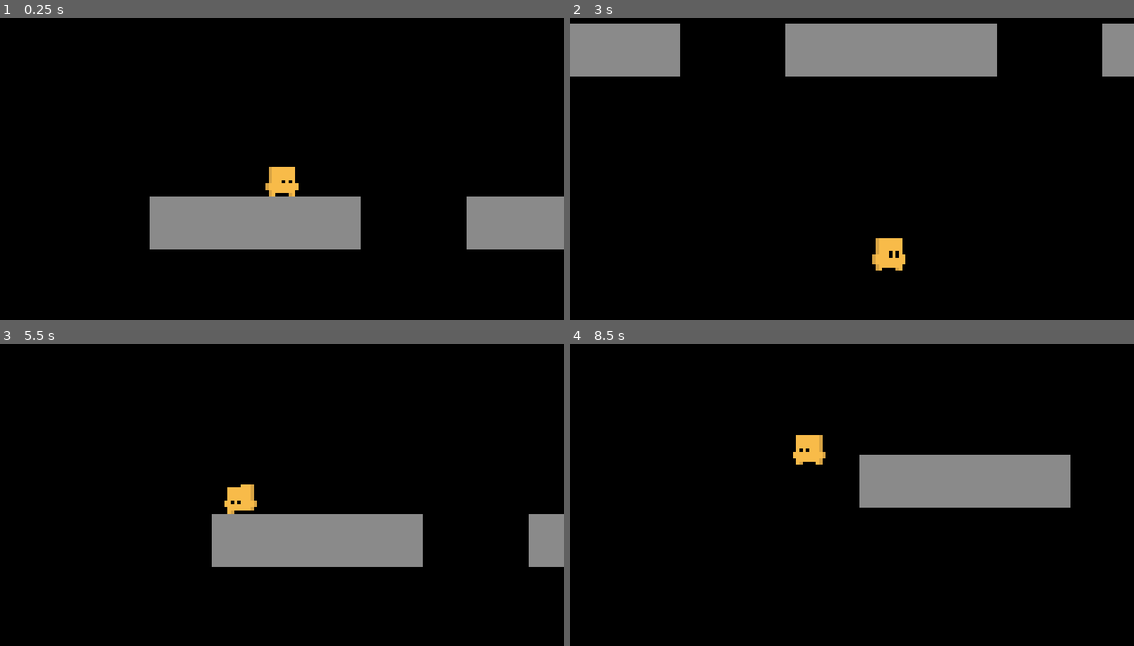
Above: before the commit, frames 1-4 (two rows, left to right).
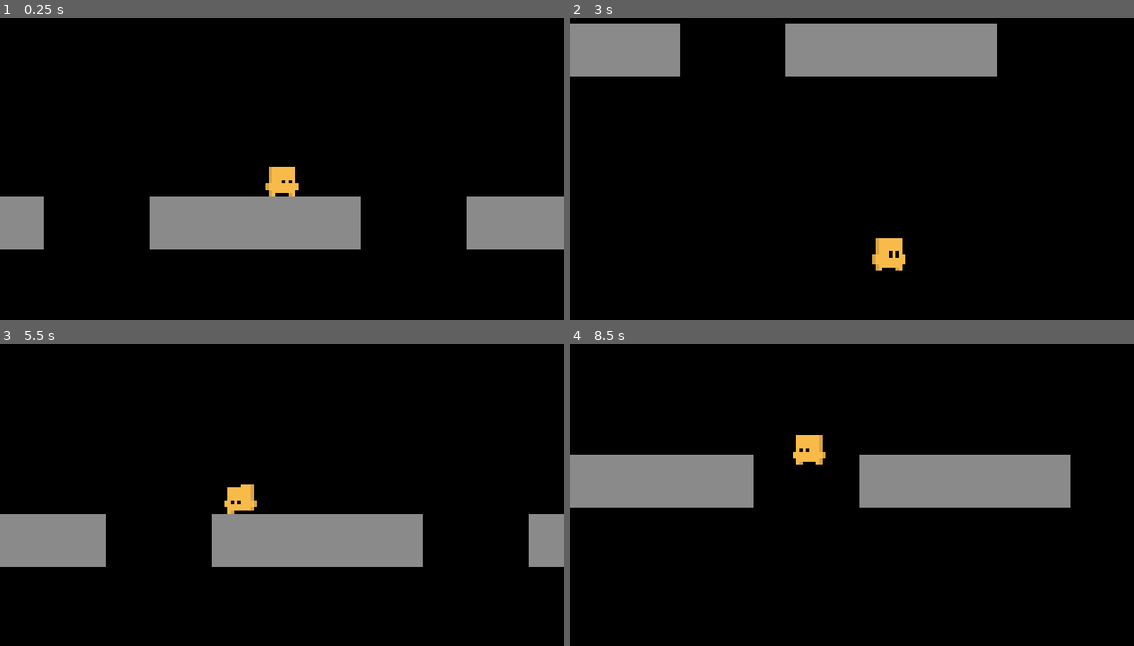
Above: after the commit, the same moments.

Repository: Nhoque3786/cubicalprototype
Game: Godot game, scene res://Levels/Testing Grounds/Platforms.tscn
The game is run twice, just before and just after one commit, with the same random seed, the same clock (stepped at 60 frames per second) and the same inputs. This scene is started directly instead of the project's main scene.
Inputs:
- Up to frame 1 (0.25 s): no input
- Up to frame 2 (3 s): tap Enter at 0.5 s; hold D (move_right) 0.53-1.28 s; tap Space (jump) at 0.77, 1.52 s; hold A (move_left) 1.28-2.03 s; hold D (move_right) from 2.03 s (still down)
- Up to frame 3 (5.5 s): tap Space (jump) at 3.02, 3.77, 4.52 s; release D (move_right) at 3.53 s; hold A (move_left) from 3.53 s (still down)
- Up to frame 4 (8.5 s): release A (move_left) at 5.78 s; hold D (move_right) 5.78-8.03 s; tap Space (jump) at 6.02, 6.77, 7.52, 8 s; hold A (move_left) from 8.03 s (still down)

The runs differ from the first frame. In frame 1, 1.4% of the frame differs, in the area x 0-8%, y 59-77%; in frame 2, 1.0%; in frame 3, 3.3%; in frame 4, 5.7%, in the area x 0-33%, y 36-55%.

Commit message:
moved a platform

Diff:
--- a/Levels/Testing Grounds/Platforms.tscn
+++ b/Levels/Testing Grounds/Platforms.tscn
@@ -21,7 +21,7 @@
 cell_size = Vector3(1, 1, 1)
 cell_octant_size = 4
 data = {
-"cells": PackedInt32Array(65534, 65534, 524288, 65535, 65534, 524288, 0, 0, 524288, 1, 0, 524288, 4, 4, 524288, 5, 4, 524288, 6, 2, 524288, 7, 2, 524288, 10, 65530, 524288, 11, 65530, 524288, 12, 65532, 524288, 13, 65532, 524288)
+"cells": PackedInt32Array(65534, 65534, 524288, 65535, 65534, 524288, 0, 0, 524288, 1, 0, 524288, 4, 4, 524288, 5, 4, 524288, 6, 2, 524288, 7, 2, 524288, 65528, 65530, 524288, 65529, 65530, 524288, 65530, 65532, 524288, 65531, 65532, 524288)
 }
 metadata/_editor_floor_ = Vector3(0, 0, 0)
 
